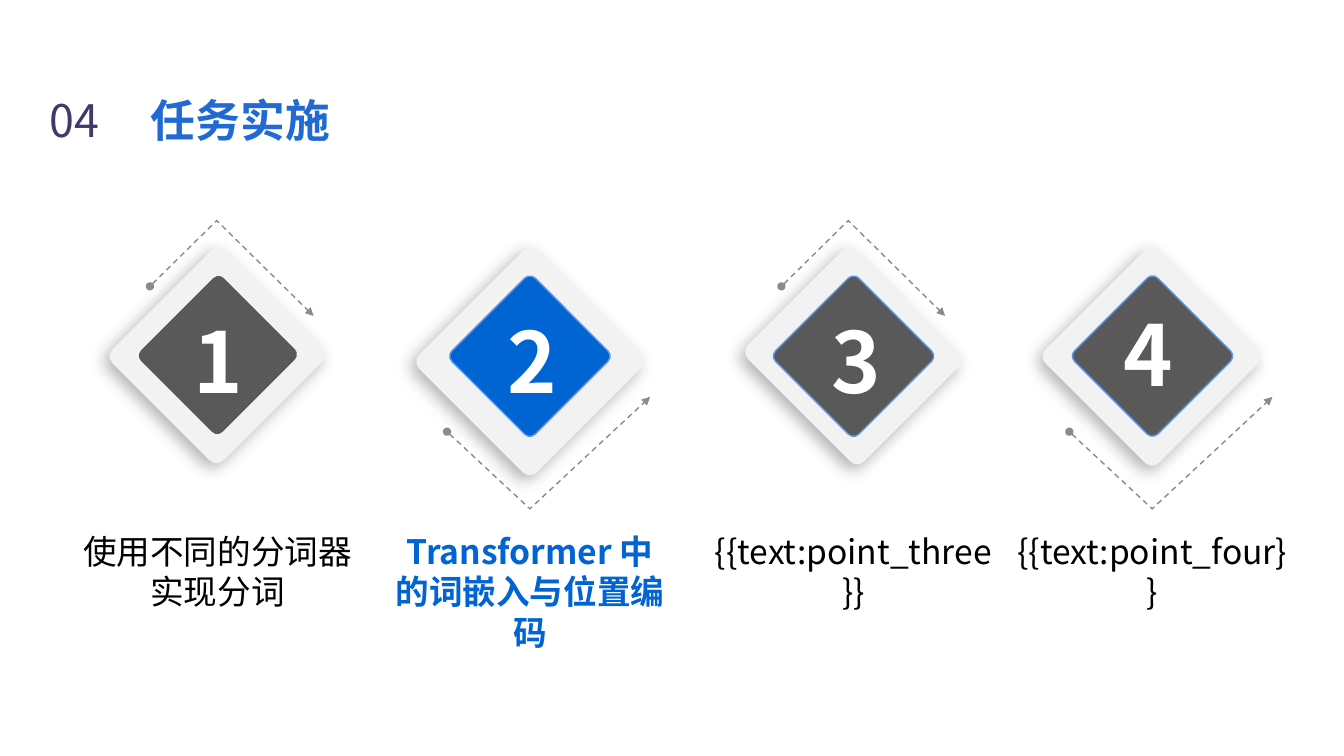
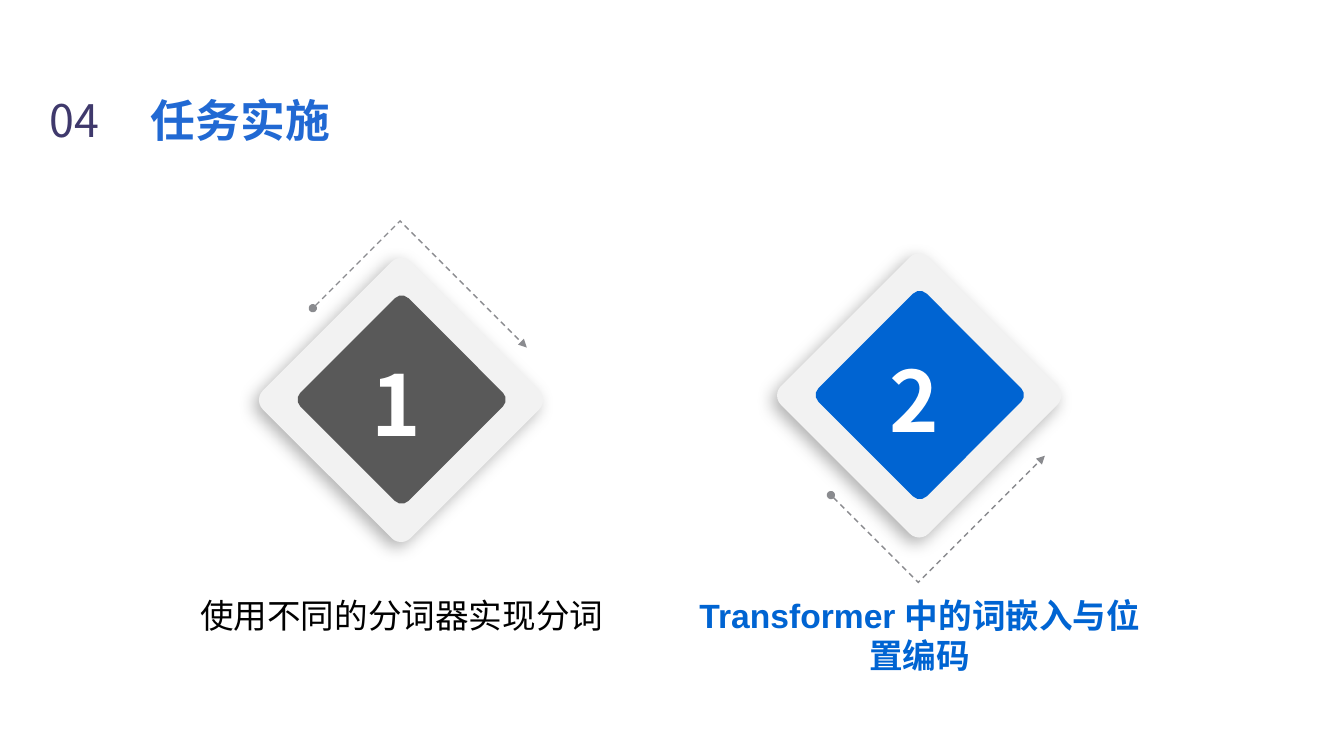
Before and after one commit to Silence1628/Ai_PPT, a slide deck: slide 15 of PPT_Perception/temp/task/task3_task.pptx. Drawn at 1344x756 pixels with LibreOffice and Linux fonts; fonts in the diff are those of the drawing; background and template pictures are left out. Boxes give left, top, right and bottom in pixels: in the first picture for what was removed or moved away, otherwise in the second. Text is boxed around its words. In the diff, an @@ line names an element or a change of style, - is before the commit and + after.

```diff
--- a/PPT_Perception/temp/task/task3_task.pptx
+++ b/PPT_Perception/temp/task/task3_task.pptx
@@ freeform shape: place and size @@
-freeform shape at box(150, 221, 314, 317)
+freeform shape at box(313, 221, 526, 348)
@@ freeform shape removed at box(781, 221, 945, 317) @@
@@ rounded rectangle removed at box(106, 243, 330, 467) @@
@@ rounded rectangle: place and size @@
-rounded rectangle at box(412, 244, 648, 480)
+rounded rectangle at box(253, 252, 548, 547)
@@ rounded rectangle: place and size @@
-rounded rectangle at box(741, 244, 966, 468)
+rounded rectangle at box(771, 248, 1067, 543)
@@ rounded rectangle removed at box(1039, 244, 1265, 470) @@
@@ rounded rectangle: place and size @@
-rounded rectangle at box(136, 273, 300, 437)
+rounded rectangle at box(294, 292, 511, 509)
@@ rounded rectangle removed at box(446, 273, 613, 440) @@
@@ rounded rectangle: place and size @@
-rounded rectangle at box(770, 273, 937, 440)
+rounded rectangle at box(812, 287, 1029, 504)
@@ rounded rectangle at box(812, 287, 1029, 504): fill #595959 to #0064D2; outline #6096E6 1 pt to none @@
@@ rounded rectangle removed at box(1070, 273, 1236, 440) @@
@@ text removed at box(832, 329, 882, 414) @@
-3
@@ text removed at box(1123, 301, 1173, 386) @@
-4
@@ text "1" rewrapped from box(193, 330, 243, 414) to box(372, 373, 422, 436) @@
@@ text "2" rewrapped from box(507, 329, 557, 414) to box(890, 368, 940, 432) @@
@@ freeform shape removed at box(1070, 397, 1273, 509) @@
@@ freeform shape: place and size @@
-freeform shape at box(447, 397, 650, 509)
+freeform shape at box(831, 456, 1045, 583)
@@ text removed at box(715, 537, 992, 572) @@
-{{text:point_three}}
@@ text removed at box(1018, 537, 1288, 572) @@
-{{text:point_four}}
@@ text "使用不同的分词器实现分词" rewrapped from box(83, 535, 352, 607) to box(200, 599, 603, 631) @@
@@ text "Transformer 中的词嵌入与位置编码": place and size @@
-text "Transformer 中的词嵌入与位置编码" at box(396, 535, 665, 607)
+text "Transformer 中的词嵌入与位置编码" at box(699, 599, 1140, 671)
@@ text "Transformer 中的词嵌入与位置编码" at box(699, 599, 1140, 671): font Noto Sans CJK SC to Arial @@
```
Also in this commit, not shown: 1 other slide changed, 23 other files.
